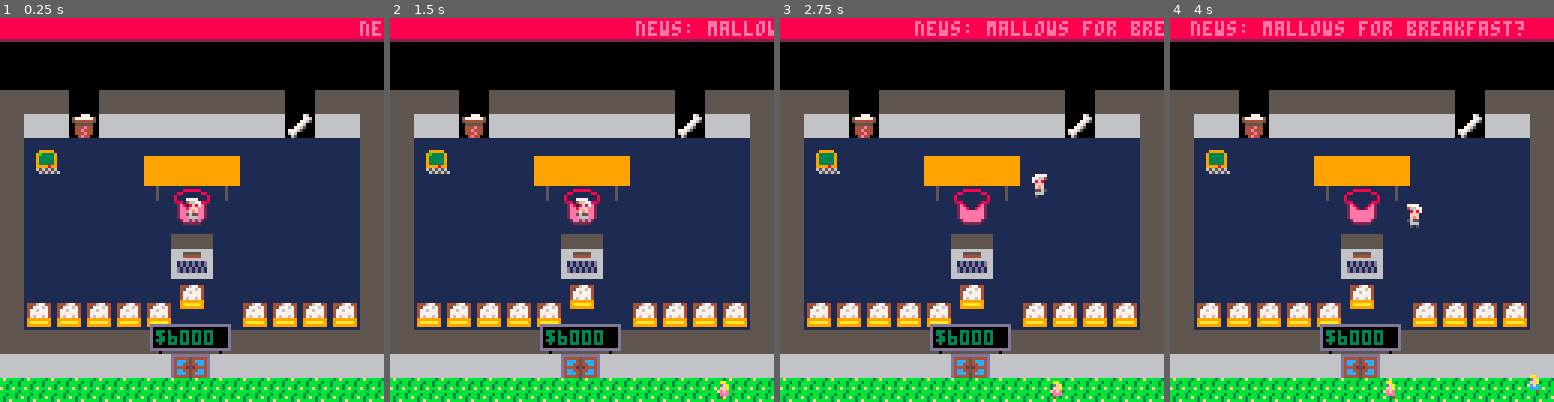
Above: before the commit, frames 1-4 (left to right).
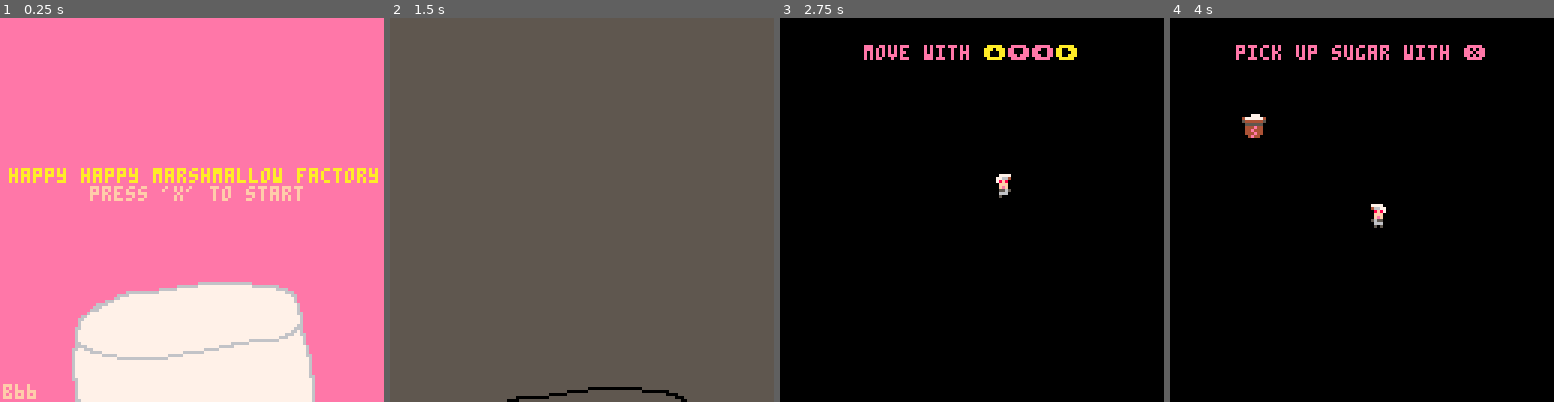
Above: after the commit, the same moments.

Repository: chromex/chromex.github.io
Game: PICO-8 cartridge assets/ld/marshmallow.p8
The game is run twice, just before and just after one commit, with the same random seed, the same clock (stepped at 60 frames per second) and the same inputs.
Inputs:
- Up to frame 1 (0.25 s): no input
- Up to frame 2 (1.5 s): tap X (X key) at 0.33, 1.07 s; tap O (Z key) at 0.7 s
- Up to frame 3 (2.75 s): hold Right 1.6-2.1 s; tap O (Z key) at 1.7, 2.1, 2.5 s; tap X (X key) at 1.85 s; hold Up 2.15-2.42 s; hold Right from 2.47 s (still down)
- Up to frame 4 (4 s): tap O (Z key) at 2.9, 3.3, 3.7 s; tap X (X key) at 2.97 s; release Right at 3.03 s; hold Left 3.08-3.58 s; hold Down 3.63-3.97 s

The runs differ from the first frame. In frame 1, 99% of the frame differs, in the area x 0-100%, y 0-100%; in frame 2, 82%; in frame 3, 86%; in frame 4, 86%.

Commit message:
Part 2 blog post

Diff:
--- a/assets/ld/marshmallow.p8
+++ b/assets/ld/marshmallow.p8
@@ -59,7 +59,7 @@
 
 	-- !!!debug tool!!!
 	--skip_to(3,180,140)
-	skip_to(4,6000,200)
+	--skip_to(4,6000,200)
 	-- !!!debug tool!!!
 end
 
@@ -83,7 +83,7 @@
 function _draw()
 	g.state:draw()
 
-	if g.debug and g.state.debug_draw != nil then
+	if g.debug and g.state.debug_draw!=nil then
 		g.state:debug_draw()
 	end
 
@@ -1363,8 +1363,8 @@
 
 	if #upgrades>0 then
 		if g.t8%2==0 then
-		spr(36,20,22+comp_row*6)
-	end
+			spr(36,20,22+comp_row*6)
+		end
 	end
 
 	local offset=0
Not shown, changed: the sound effects (__sfx__) section of assets/ld/marshmallow.p8
Not shown, changed: _drafts/2017-12-9-letsfixhhmfp2.md
Not shown, changed: _posts/writing/2017-12-7-letsfixhhmfp1.md
